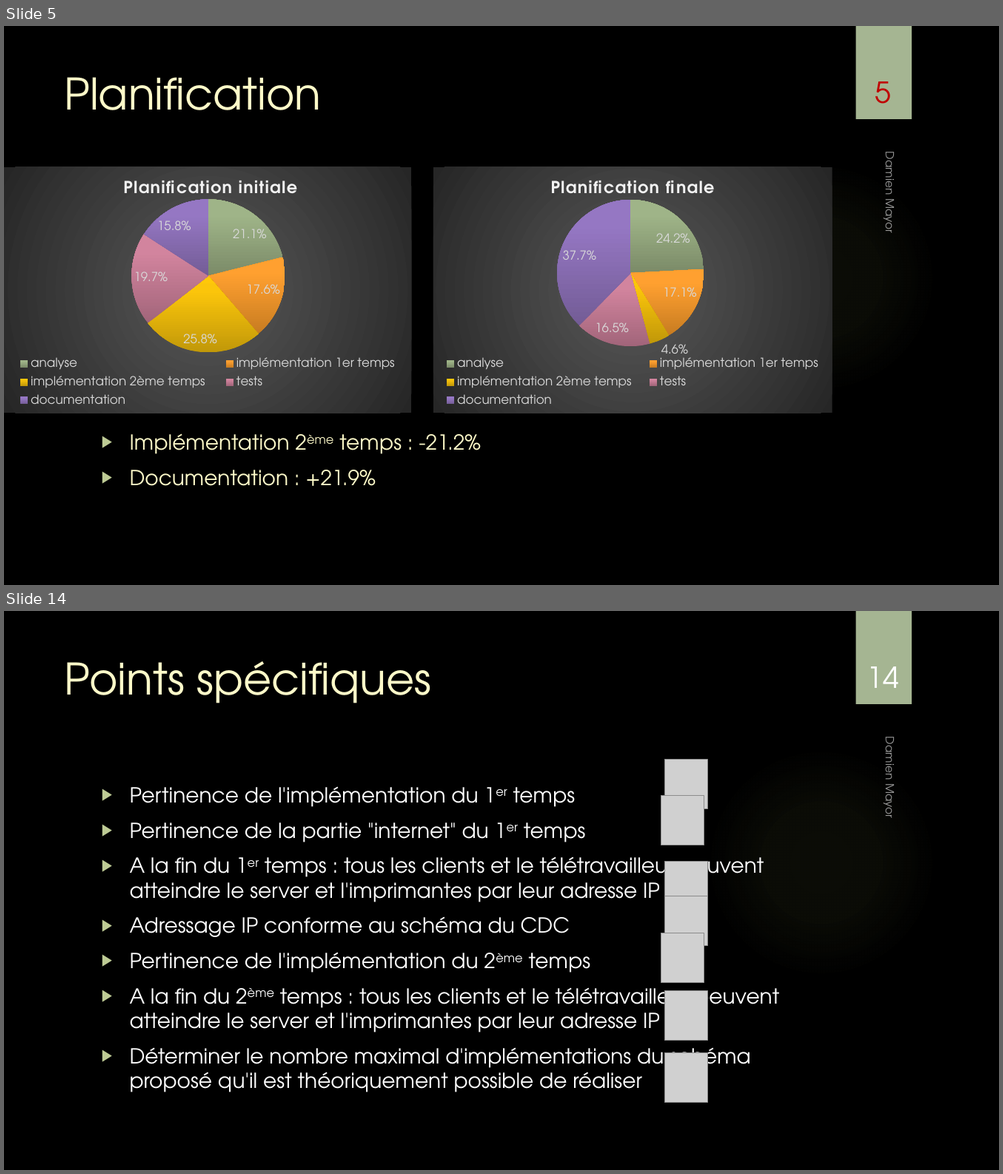
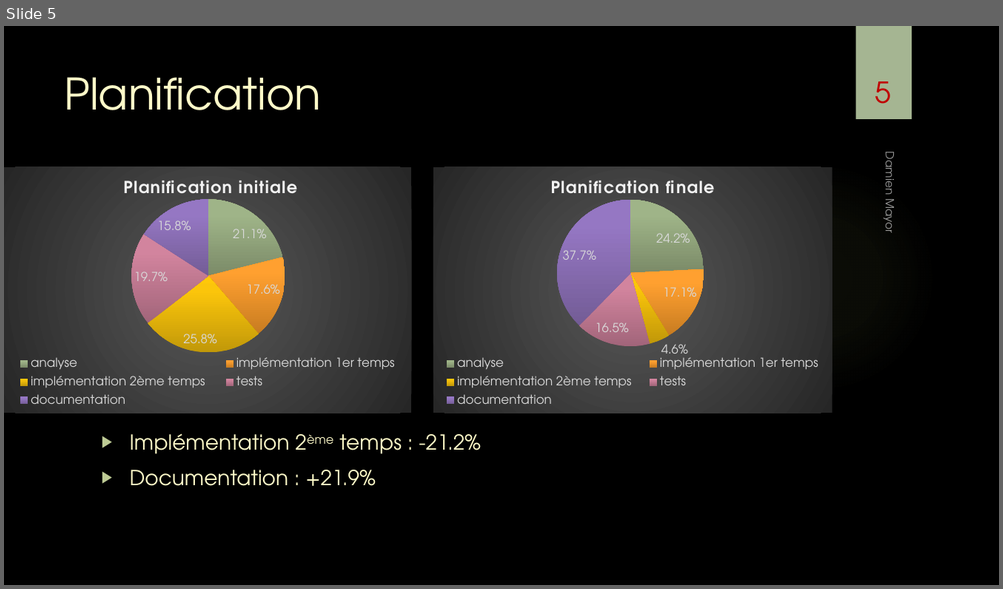
Before and after one commit to damienmayor/TPI, a slide deck: Présentation/Présentation TPI DMA.pptx. Shown one above the other, each under a label of ours: slides 5 and 14 before the commit, slide 5 after it; the slides between them are not shown. The pictures are 1003x1174 and 1003x589 pixels, drawn with LibreOffice and Linux fonts; fonts in the diff are those of the drawing; grey boxes stand for pictures; background and template pictures are left out. Boxes give left, top, right and bottom in pixels: in the first picture for what was removed or moved away, otherwise in the second. Text is boxed around its words. In the diff, an @@ line names an element or a change of style, - is before the commit and + after.

```diff
--- a/Présentation/Présentation TPI DMA.pptx
+++ b/Présentation/Présentation TPI DMA.pptx
@@ slide 14 removed at (4, 611, 999, 1170), background picture (left out); not listed: 2 template elements that a slide beside it also shows @@
@@ title removed at (64, 661, 431, 703) @@
-Points spécifiques
@@ page number removed at (867, 667, 899, 688) @@
-14
@@ text removed at (879, 741, 899, 817) @@
-Damien Mayor
@@ picture removed at (665, 760, 708, 809) @@
@@ text removed at (130, 786, 779, 1093) @@
-▶ Pertinence de l'implémentation du 1er temps
-▶ Pertinence de la partie "internet" du 1er temps
-▶ A la fin du 1er temps : tous les clients et le télétravailleur peuvent atteindre le server et l'imprimantes par leur adresse IP
-▶ Adressage IP conforme au schéma du CDC
-▶ Pertinence de l'implémentation du 2ème temps
-▶ A la fin du 2ème temps : tous les clients et le télétravailleur peuvent atteindre le server et l'imprimantes par leur adresse IP
-▶ Déterminer le nombre maximal d'implémentations du schéma proposé qu'il est théoriquement possible de réaliser
@@ picture removed at (661, 796, 704, 846) @@
@@ picture removed at (665, 862, 708, 911) @@
@@ picture removed at (665, 896, 708, 946) @@
@@ picture removed at (661, 934, 704, 983) @@
@@ picture removed at (665, 991, 708, 1042) @@
@@ picture removed at (665, 1054, 708, 1103) @@
```
Also in this commit, not shown: 12 slides changed, 4 slides added, 3 other slides removed, 1 other file.
